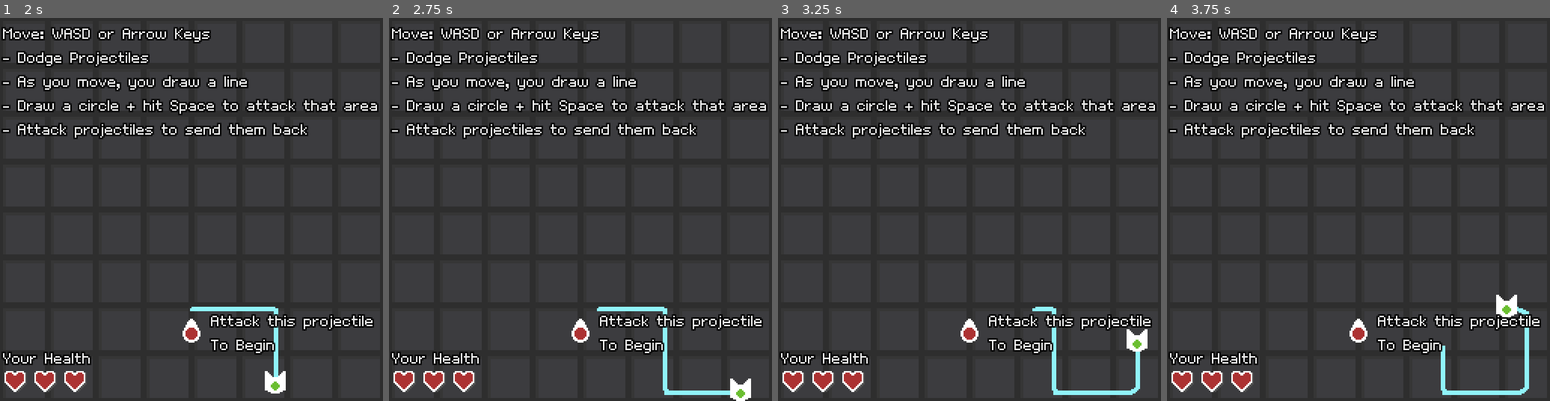
Above: before the commit, frames 1-4 (left to right).
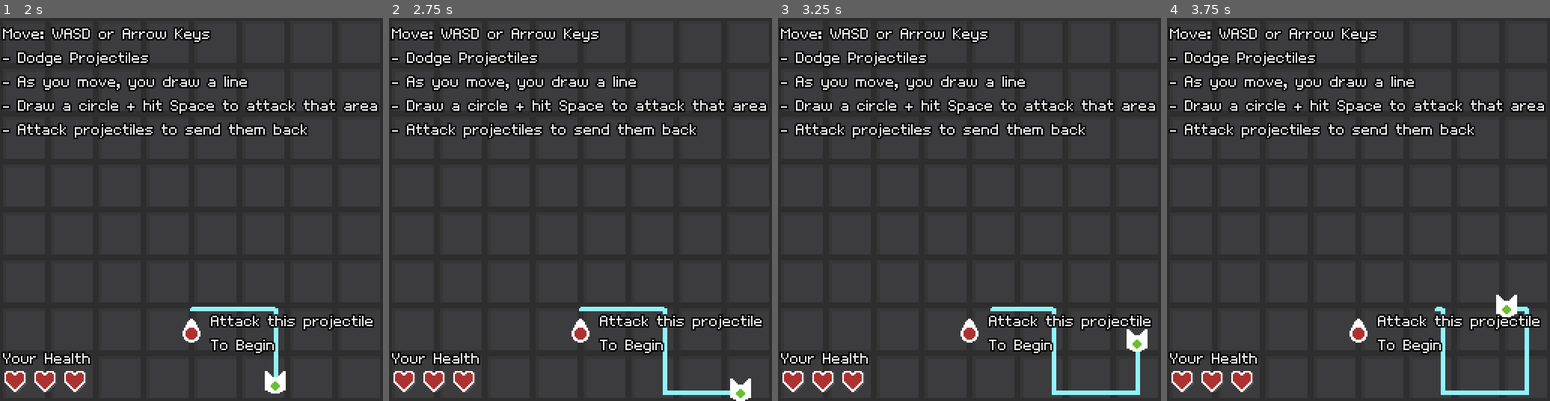
Above: after the commit, the same moments.

Repository: kennethbchen/Bullet-Wrangler-Game
Game: Godot game, scene res://Game.tscn
Two runs of this game, one before a commit and one after it. Both use one fixed random seed, a clock stepped at 60 frames per second and the inputs below.
Inputs:
- Up to frame 1 (2 s): tap Enter at 0.5 s; hold D (Right) 0.53-1.28 s; hold Space (Attack) 0.53-1.28 s; hold S (Down) from 1.28 s (still down); tap Space (Attack) at 1.35 s
- Up to frame 2 (2.75 s): release S (Down) at 2.03 s; hold D (Right) from 2.03 s (still down); hold Space (Attack) from 2.03 s (still down)
- Up to frame 3 (3.25 s): release D (Right) at 2.78 s; release Space (Attack) at 2.78 s; hold W (Up) from 2.78 s (still down); tap Space (Attack) at 2.85 s
- Up to frame 4 (3.75 s): release W (Up) at 3.53 s; hold A (Left) from 3.53 s (still down); hold Space (Attack) from 3.53 s (still down)

Frame 1 is identical in both runs. In frame 2, less than 0.1% of the frame differs, in the area x 49-74%, y 75-99%; in frame 3, 0.2%, in the area x 55-95%, y 75-99%; in frame 4, 0.2%.

Commit message:
Drastically improved loop detection (i think it also makes the game easier)

Diff:
--- a/Game.tscn
+++ b/Game.tscn
@@ -319,8 +319,8 @@
 end_cap_mode = 2
 script = ExtResource("2_nfbc4")
 tracked_node = NodePath("../..")
-max_points = 25
-min_distance = 6.0
+max_points = 50
+min_distance = 3.0
 
 [node name="Sprite" type="Sprite2D" parent="Player"]
 texture = ExtResource("3_8cno4")
--- a/Scripts/LineDrawer.gd
+++ b/Scripts/LineDrawer.gd
@@ -4,9 +4,9 @@
 
 @export var tracked_node: Node2D
 
-@export var max_points: int = 20
+@export var max_points: int = 25
 
-@export var min_distance: float =  4
+@export var min_distance: float =  6
 
 @export var min_loop_point_count: int = 5
 
@@ -49,13 +49,63 @@
 			points = points.slice(1, points.size())
 			_append_point()
 
-	if _is_loop():
-		loop_created.emit(self, points)
+		# Points changed, check for intersection
+		if _is_loop():
+			loop_created.emit(self, points)
 
 
 func _append_point():
 	add_point(tracked_position, points.size() + 1)
 
 func _is_loop():
-	return points.size() > min_loop_point_count and \
-		first_point.distance_to(last_point) < min_distance + 2
+
+	if points.size() < min_loop_point_count:
+		return false
+
+	# Loop Check 2: Check for if the first point is close to the last point
+	# This is nice if you're trying to close the loop by joining the edges together
+	if points.size() > min_loop_point_count and \
+		first_point.distance_to(last_point) < min_distance + 2:
+
+			# Close the loop nicely
+			points[points.size() - 1] = points[0]
+
+			return true
+
+	# Loop Check 2: Brute force compare every segement with every other
+	# and see if there are any intersections
+	var intersect_point = null
+	for i in range(0, points.size() - 1):
+
+		var a_from = points[i]
+		var a_to = points[i+1]
+
+		# Start at i + 2 because segements with [index < i] have already been checked
+		# and j = i / j = i + 1 would be skipped because they share points
+		for j in range(i + 2, points.size() - 1):
+
+			var b_from = points[j]
+			var b_to = points[j+1]
+
+			# Don't compare segments if they share points
+			if b_from == a_from or b_from == a_to or \
+				b_to == a_from or b_to == a_to:
+					continue
+
+			intersect_point = Geometry2D.segment_intersects_segment(a_from, a_to, b_from, b_to)
+
+			if intersect_point != null:
+
+				# We need to fix this line so that it's not self intersecting
+				# Because j > i, that means that the range (i, j + 1) is the main loop
+				# are are probably also guarenteed to not be intersecting
+
+				points = points.slice(i, j)
+
+				# Close the loop nicely by making the first and last points the same
+				points[0] = intersect_point
+				points[points.size() - 1] = intersect_point
+
+				return true
+
+	return false
